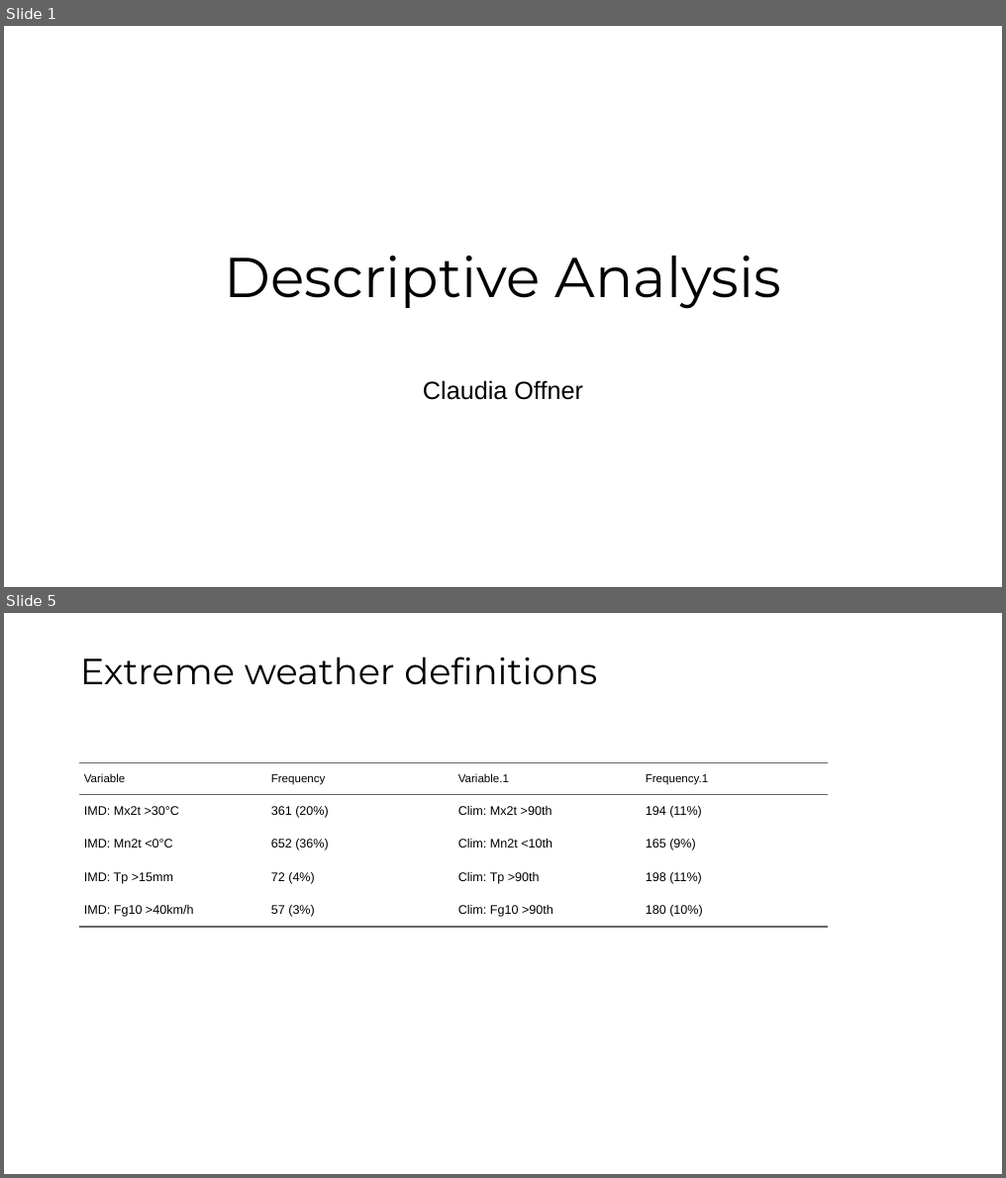
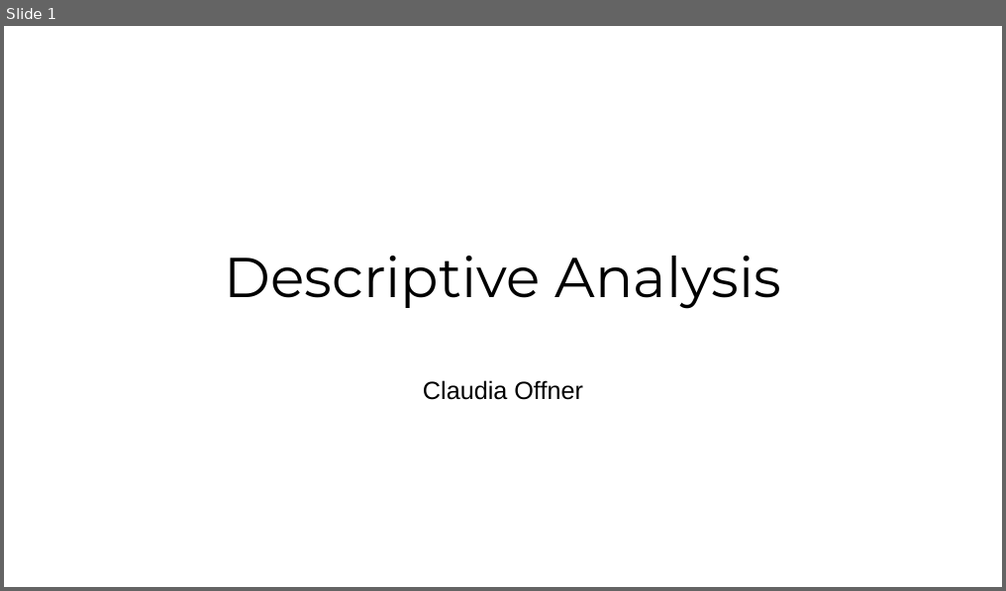
Before and after one commit to Claudia-Offner/hisp-climate-health-forecast, a slide deck: 1_Data/HISP_Himachal_Pradesh/- Reporting/PPT_Desc_Outputs.pptx. Shown one above the other, each under a label of ours: slides 1 and 5 before the commit, slide 1 after it; the slides between them are not shown. The pictures are 1006x1178 and 1006x591 pixels, drawn with LibreOffice and Linux fonts; fonts in the diff are those of the drawing. Boxes give left, top, right and bottom in pixels: in the first picture for what was removed or moved away, otherwise in the second. Text is boxed around its words. In the diff, an @@ line names an element or a change of style, - is before the commit and + after.

```diff
--- a/1_Data/HISP_Himachal_Pradesh/- Reporting/PPT_Desc_Outputs.pptx
+++ b/1_Data/HISP_Himachal_Pradesh/- Reporting/PPT_Desc_Outputs.pptx
@@ slide 5 removed at [4, 613, 1002, 1174], background #FFFFFF @@
@@ title removed at [80, 657, 597, 685] @@
-Extreme weather definitions
@@ table removed at [79, 762, 828, 1174], 5 rows, 4 columns @@
-Variable | Frequency | Variable.1 | Frequency.1
-IMD: Mx2t >30°C | 361 (20%) | Clim: Mx2t >90th | 194 (11%)
-IMD: Mn2t <0°C | 652 (36%) | Clim: Mn2t <10th | 165 (9%)
-IMD: Tp >15mm | 72 (4%) | Clim: Tp >90th | 198 (11%)
-IMD: Fg10 >40km/h | 57 (3%) | Clim: Fg10 >90th | 180 (10%)
```
Also in this commit, not shown: 3 slides changed, 7 slides added, 1 other slide removed, 25 other files.
